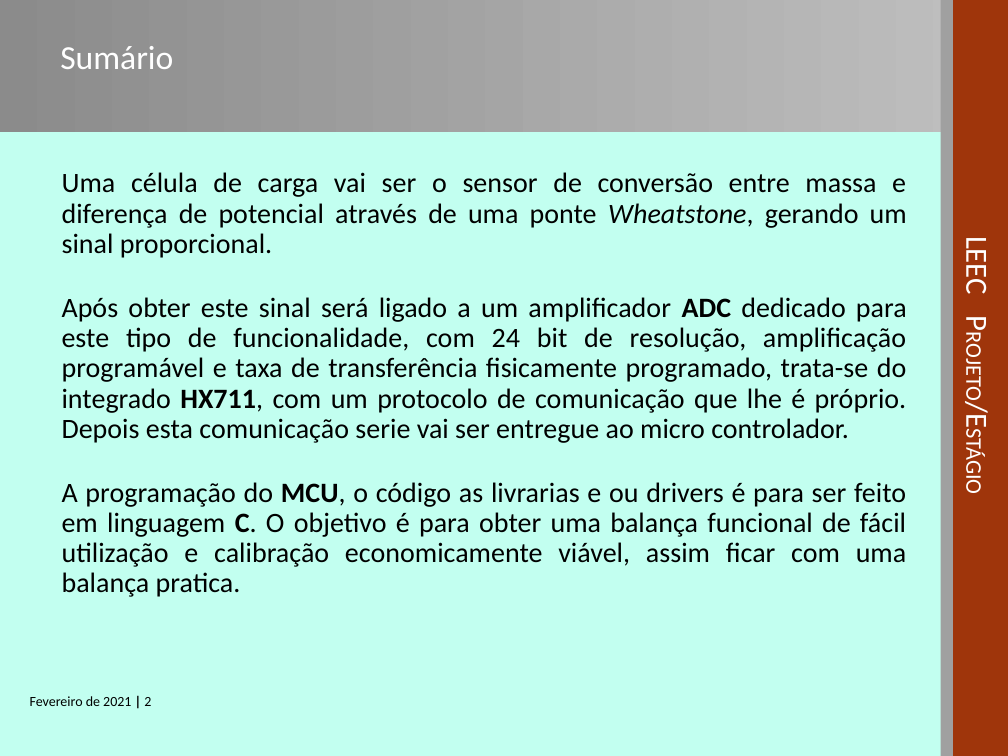
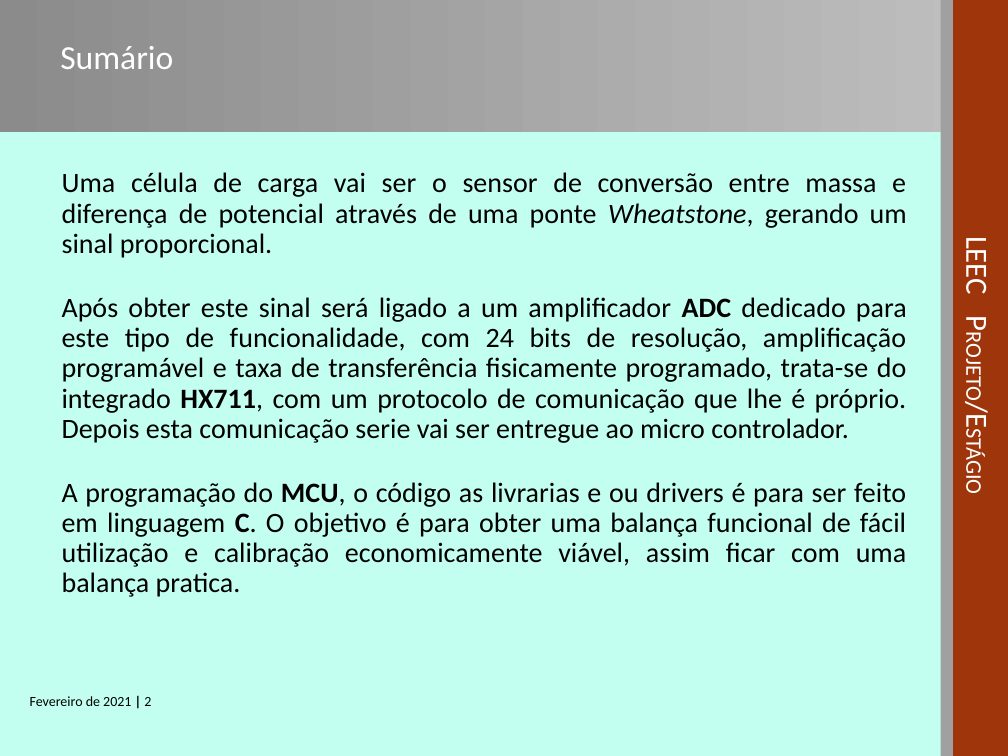
Before and after one commit to sergio1020881/PESTA2021, a slide deck: slide 2 of Zsend/PESTA__APRESENTACAO_1020881.ppt. Drawn at 1008x756 pixels with LibreOffice and Linux fonts; fonts in the diff are those of the drawing; background and template pictures are left out. Boxes give left, top, right and bottom in pixels: in the first picture for what was removed or moved away, otherwise in the second. Text is boxed around its words. In the diff, an @@ line names an element or a change of style, - is before the commit and + after.

```diff
--- a/Zsend/PESTA__APRESENTACAO_1020881.ppt
+++ b/Zsend/PESTA__APRESENTACAO_1020881.ppt
@@ text at (62,297,907,443): text changed @@
-Após obter este sinal será ligado a um amplificador ADC dedicado para este tipo de funcionalidade, com 24 bit de resolução, amplificação programável e taxa de transferência fisicamente programado, trata-se do integrado HX711, com um protocolo de comunicação que lhe é próprio. Depois esta comunicação serie vai ser entregue ao micro controlador.
+Após obter este sinal será ligado a um amplificador ADC dedicado para este tipo de funcionalidade, com 24 bits de resolução, amplificação programável e taxa de transferência fisicamente programado, trata-se do integrado HX711, com um protocolo de comunicação que lhe é próprio. Depois esta comunicação serie vai ser entregue ao micro controlador.
```
Also in this commit, not shown: 1 other slide changed, 13 other files.
